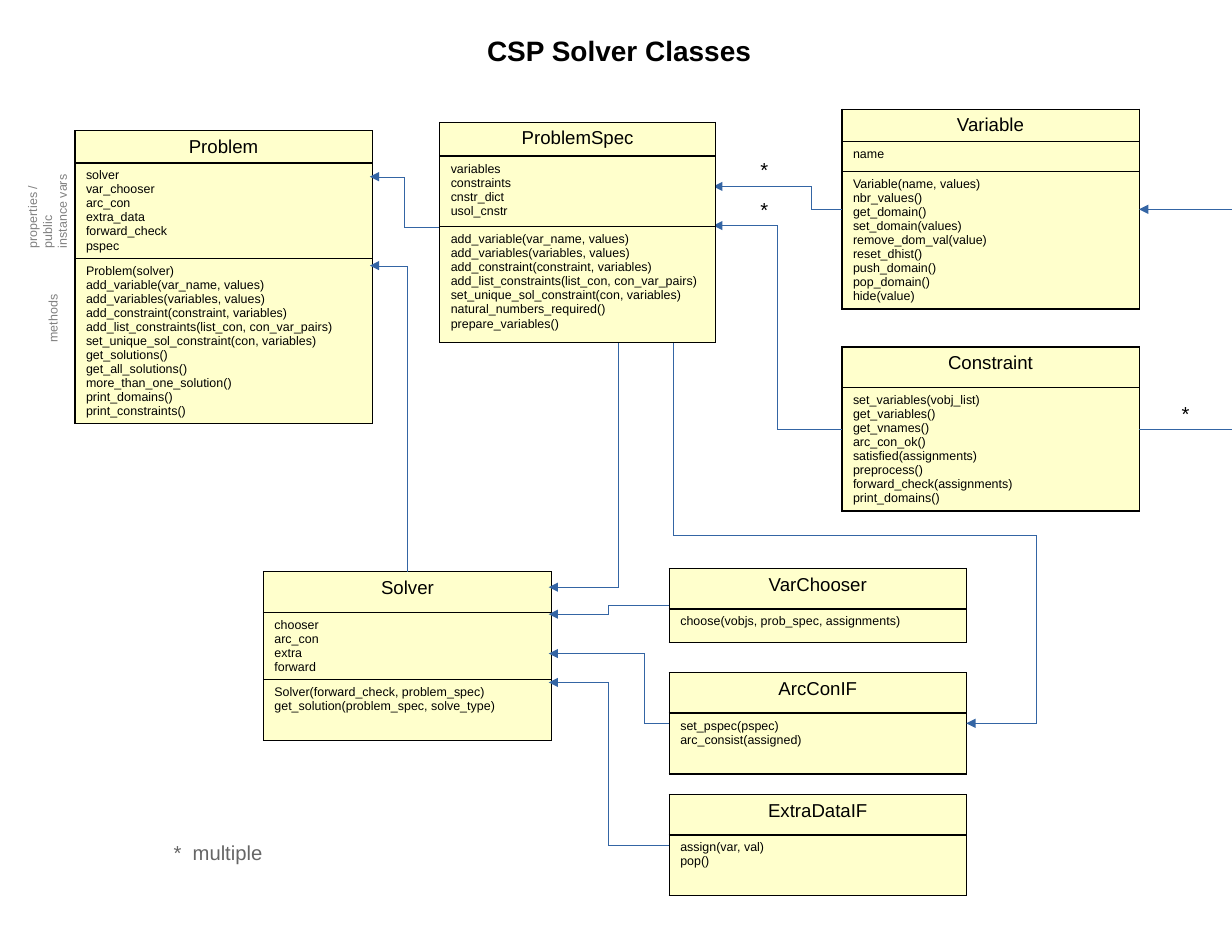
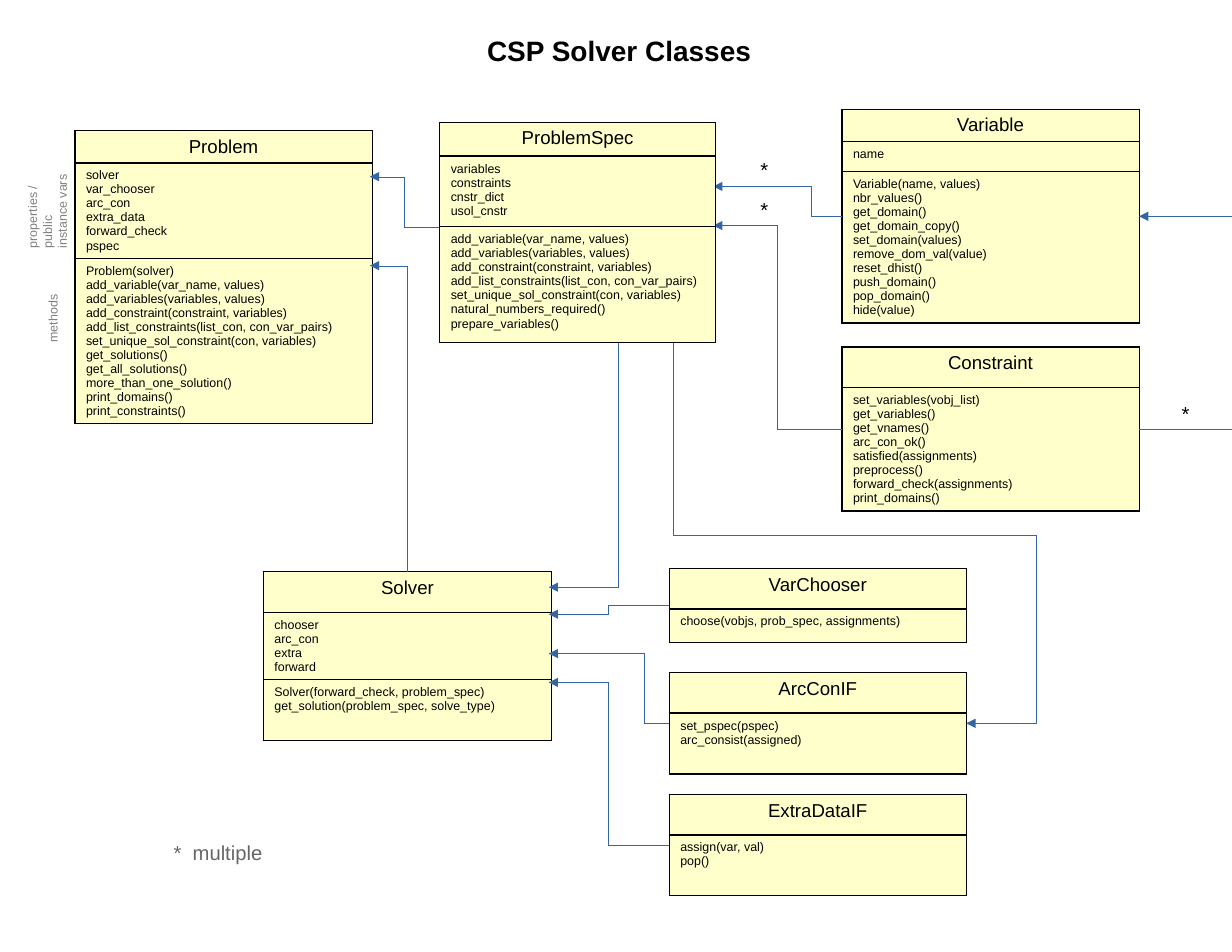
Before and after one commit to StoneShark/CSPSolver, a slide deck: slide 1 of docs/CSPClasses.odp. Drawn at 1232x952 pixels with LibreOffice and Linux fonts; fonts in the diff are those of the drawing. Boxes give left, top, right and bottom in pixels: in the first picture for what was removed or moved away, otherwise in the second. Text is boxed around its words. In the diff, an @@ line names an element or a change of style, - is before the commit and + after.

Commit message:
Improve encapsulation of Variable data representations by creating get_domain_copy (it is an iterable, but no other code needs to know if this is a list or deque or something else).

```diff
--- a/docs/CSPClasses.odp
+++ b/docs/CSPClasses.odp
@@ table at <box>842,109,1139,323</box> @@
-row 3, column 1: Variable(name, values) / nbr_values() / get_domain() / set_domain(values) / remove_dom_val(value) / reset_dhist() / push_domain() / pop_domain() / hide(value)
+row 3, column 1: Variable(name, values) / nbr_values() / get_domain() / get_domain_copy() / set_domain(values) / remove_dom_val(value) / reset_dhist() / push_domain() / pop_domain() / hide(value)
@@ elbow arrow moved from (713, 186) - (842, 209) to (713, 186) - (842, 216) @@
@@ elbow arrow moved from (1139, 209) - (1139, 429) to (1139, 216) - (1139, 429) @@
```
Also in this commit, not shown: 13 other files.
